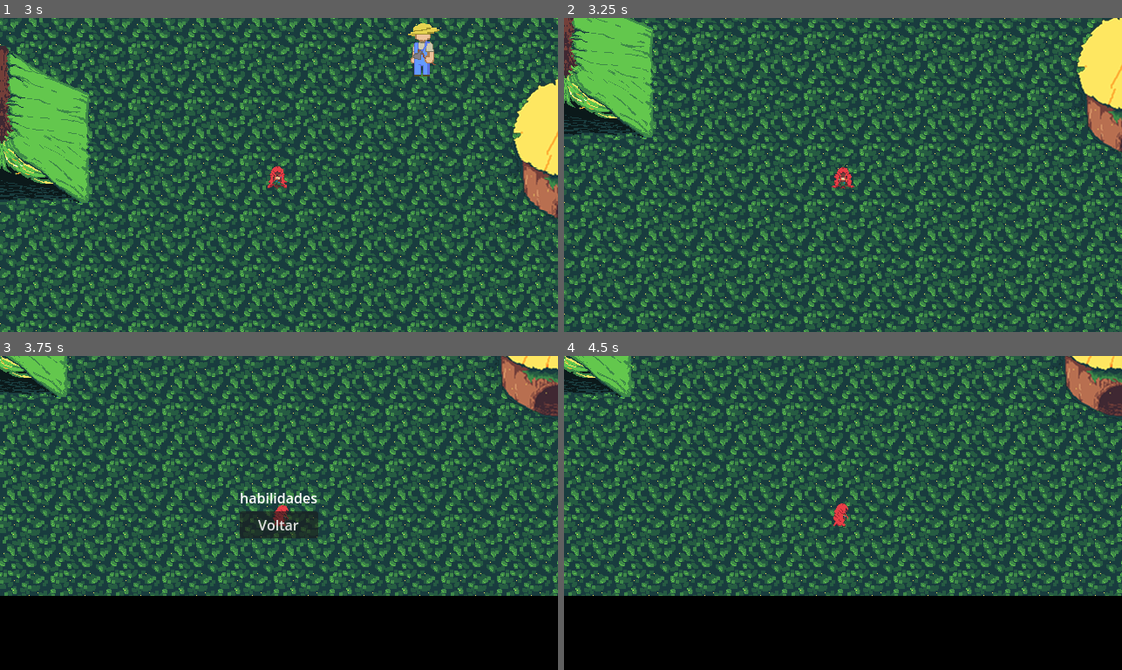
Above: before the commit, frames 1-4 (two rows, left to right).
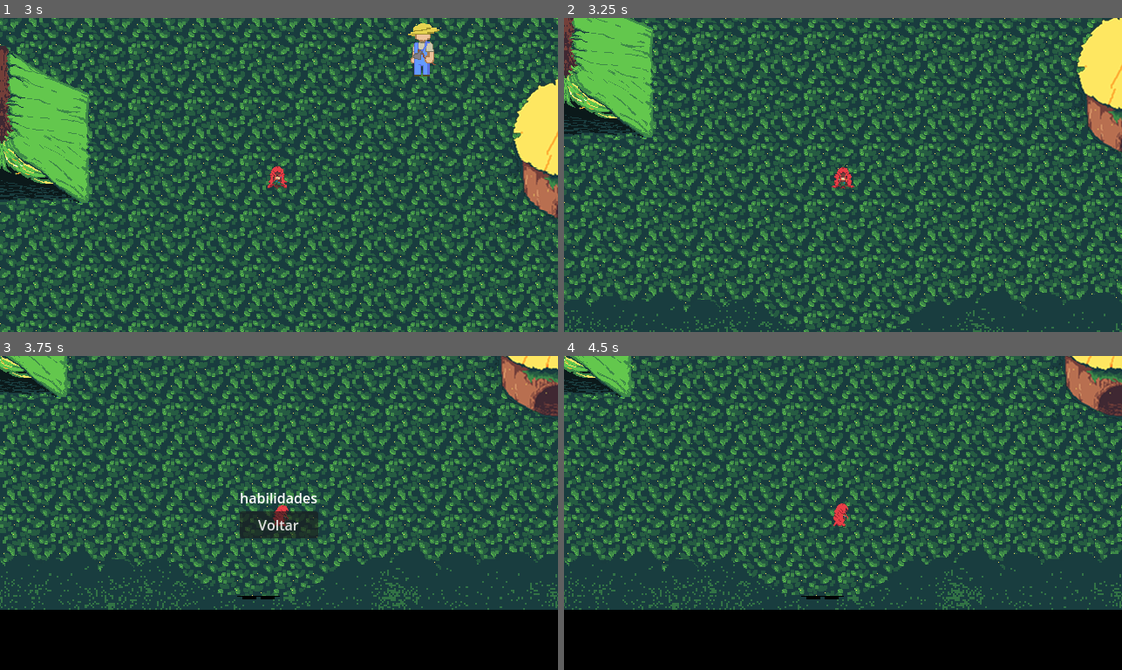
Above: after the commit, the same moments.

Repository: SamuelMTL/AmazonProject
Game: Godot game, scene res://scenes/MainMenuScene/MainMenu.tscn
The game is run twice, just before and just after one commit, with the same random seed, the same clock (stepped at 60 frames per second) and the same inputs. Sound files missing from this copy of the repository are replaced by a short silence.
Inputs (mouse positions are in pixels of both pictures, inside the frame that each line leads up to):
- Up to frame 1 (3 s): click "Play" at 0.5 s; move the mouse to (401, 159) at 1.27 s; hold Right (ui_right) 1.28-2 s; tap R (BoitataPower) at 1.35 s; click "Pular cutscene" at 2 s; move the mouse to (167, 190) at 2.77 s; hold Down (ui_down) from 2.78 s (still down); tap Q (CurupiraPower) at 2.85 s
- Up to frame 2 (3.25 s): keep holding Down (ui_down)
- Up to frame 3 (3.75 s): move the mouse to (334, 443) at 3.52 s; release Down (ui_down) at 3.53 s; hold Right (ui_right) from 3.53 s (still down); tap H (Habilidades) at 3.6 s
- Up to frame 4 (4.5 s): release Right (ui_right) at 4.25 s; click "Voltar" at 4.25 s

Frame 1 is identical in both runs. In frame 2, 4.1% of the frame differs, in the area x 0-100%, y 86-100%; in frame 3, 9.2%, in the area x 0-100%, y 61-81%; in frame 4, 9.2%.

Commit message:
entrada da dungeon adicionada

Diff:
--- a/amazonproject/Components/next_scene.tscn
+++ b/amazonproject/Components/next_scene.tscn
@@ -1,22 +1,19 @@
-[gd_scene load_steps=3 format=3 uid="uid://cfeddkm37oqp1"]
+[gd_scene load_steps=4 format=3 uid="uid://cfeddkm37oqp1"]
 
 [ext_resource type="Script" path="res://scripts/next_scene.gd" id="1_u8two"]
+[ext_resource type="Texture2D" uid="uid://cjs6fjmjmu75s" path="res://assets/dungeon/DungeonEntrance.png" id="2_j044y"]
 
 [sub_resource type="RectangleShape2D" id="RectangleShape2D_x73bb"]
-size = Vector2(130, 69)
+size = Vector2(90, 69)
 
 [node name="NextScene" type="Area2D"]
 script = ExtResource("1_u8two")
 
 [node name="CollisionShape2D" type="CollisionShape2D" parent="."]
-position = Vector2(0, 1)
+position = Vector2(3, 1)
 shape = SubResource("RectangleShape2D_x73bb")
 
-[node name="Label" type="Label" parent="."]
-offset_left = -35.0
-offset_top = -10.0
-offset_right = 36.0
-offset_bottom = 13.0
-text = "Dungeon"
+[node name="Sprite2D" type="Sprite2D" parent="."]
+texture = ExtResource("2_j044y")
 
 [connection signal="body_entered" from="." to="." method="_on_body_entered"]
--- a/amazonproject/scenes/aldeia.tscn
+++ b/amazonproject/scenes/aldeia.tscn
@@ -11,6 +11,7 @@
 [ext_resource type="PackedScene" uid="uid://muf73awrfgm0" path="res://Components/MatintaShopComponent/MatintaShopInGame.tscn" id="8_jtawj"]
 [ext_resource type="AudioStream" uid="uid://cj6cowyhn4kfd" path="res://assets/sound/music/aldeia.mp3" id="10_0b8ec"]
 [ext_resource type="Script" path="res://Scenes/aldeia_music.gd" id="11_cndyc"]
+[ext_resource type="Texture2D" uid="uid://bu3kb2sn1vosl" path="res://assets/dungeon/DungeonTopo.png" id="12_g46vl"]
 
 [sub_resource type="RectangleShape2D" id="RectangleShape2D_1xqag"]
 size = Vector2(1274, 24)
@@ -37,7 +38,7 @@
 texture = ExtResource("1_kg8is")
 
 [node name="NextScene" parent="." instance=ExtResource("2_id0fx")]
-position = Vector2(0, -256)
+position = Vector2(0, -287)
 
 [node name="MatintaShopInGame" parent="." instance=ExtResource("8_jtawj")]
 position = Vector2(-319, 3)
@@ -93,4 +94,9 @@
 position = Vector2(-1, -1)
 shape = SubResource("RectangleShape2D_m7x2n")
 
+[node name="topo" type="Sprite2D" parent="."]
+position = Vector2(1.49997, 3.99999)
+scale = Vector2(2.05156, 2.075)
+texture = ExtResource("12_g46vl")
+
 [connection signal="finished" from="Aldeia Music" to="Aldeia Music" method="_on_finished"]
Binary file added: amazonproject/assets/dungeon/DungeonEntrance.png
Not shown, added: amazonproject/assets/dungeon/DungeonEntrance.png.import
Not shown: 1 places in amazonproject/scenes/aldeia.tscn that only renumber resources
